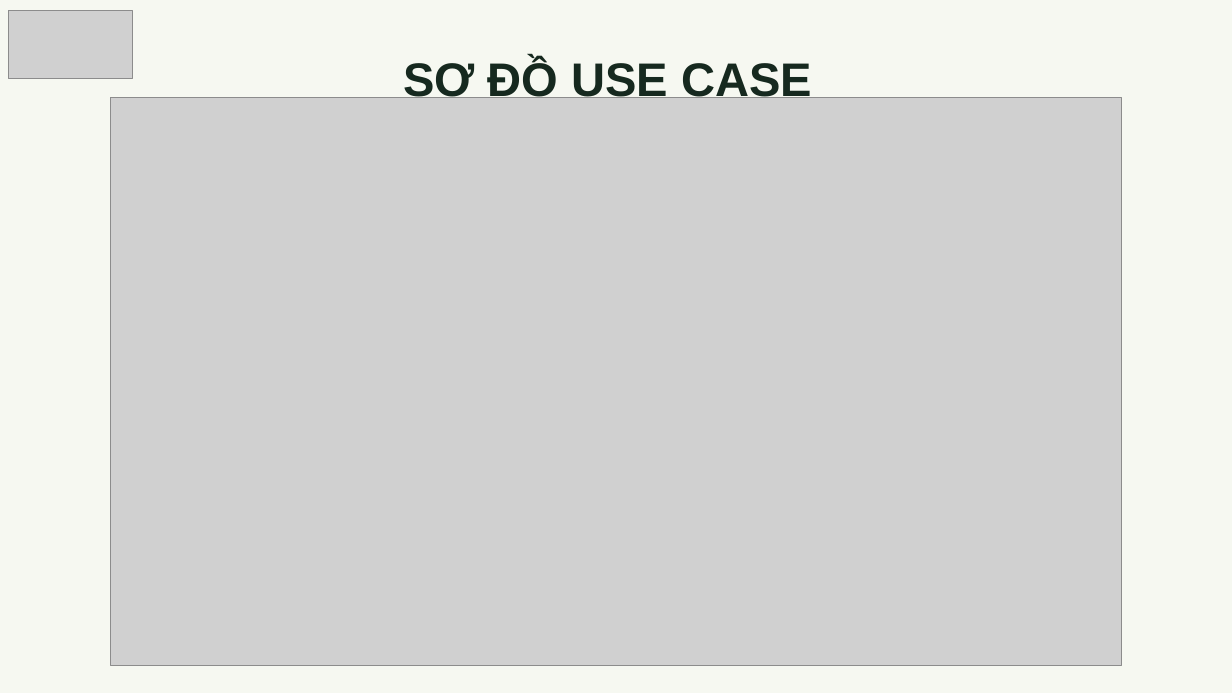
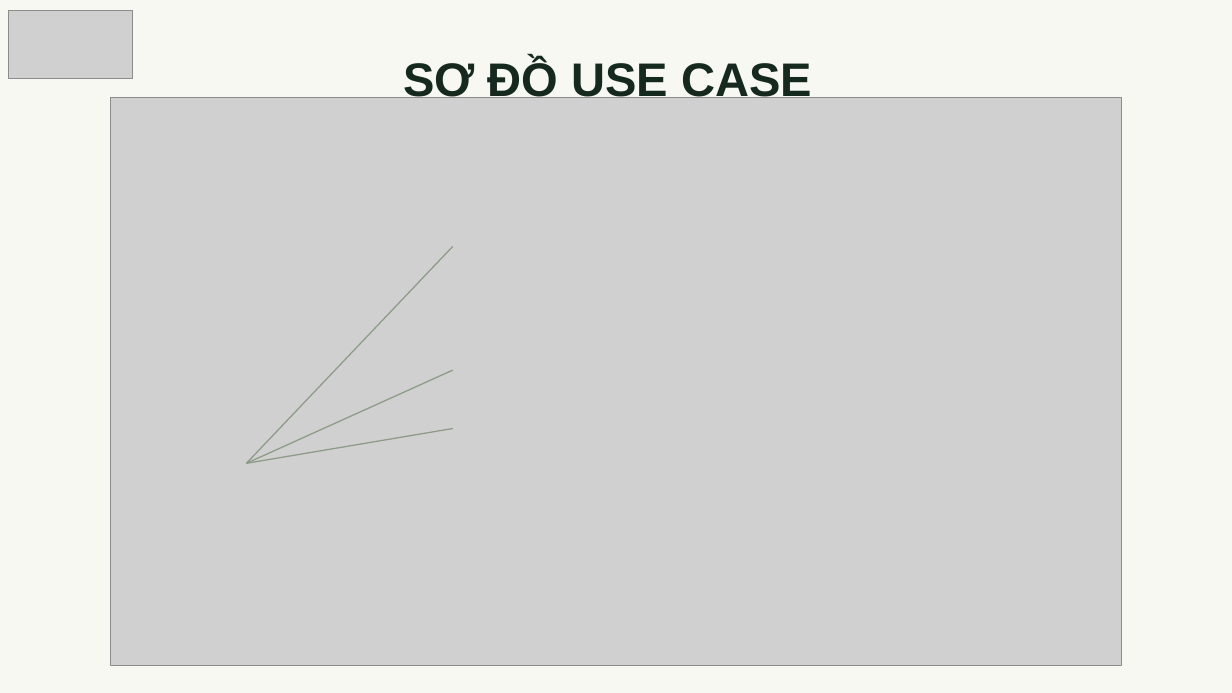
Before and after one commit to khoangutphcm-netizen/SOA_FinalTerms_Project, a slide deck: slide 3 of presentation/presentation.pptx. Drawn at 1232x693 pixels with LibreOffice and Linux fonts; fonts in the diff are those of the drawing; grey boxes stand for pictures. Boxes give left, top, right and bottom in pixels: in the first picture for what was removed or moved away, otherwise in the second. Text is boxed around its words. In the diff, an @@ line names an element or a change of style, - is before the commit and + after.

```diff
--- a/presentation/presentation.pptx
+++ b/presentation/presentation.pptx
@@ line added from (247, 463) to (453, 247), #8C9C88 1 pt @@
@@ line added from (247, 463) to (453, 371), #8C9C88 1 pt @@
@@ line added from (247, 463) to (453, 429), #8C9C88 1 pt @@
```
Also in this commit, not shown: 1 other slide changed, 1 slide removed, 1 other file.
